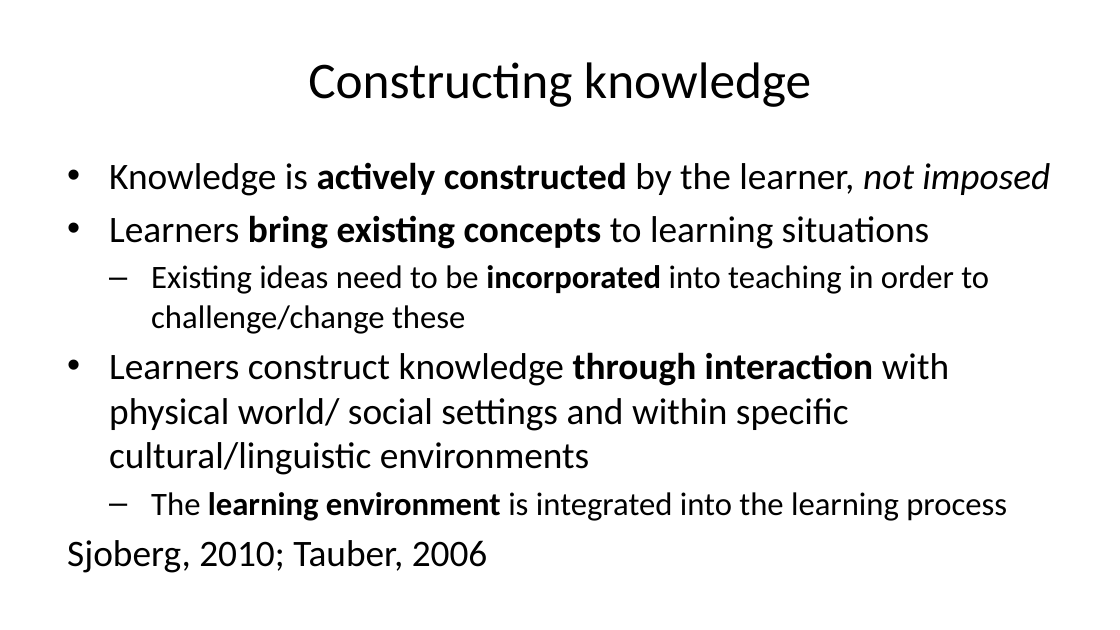
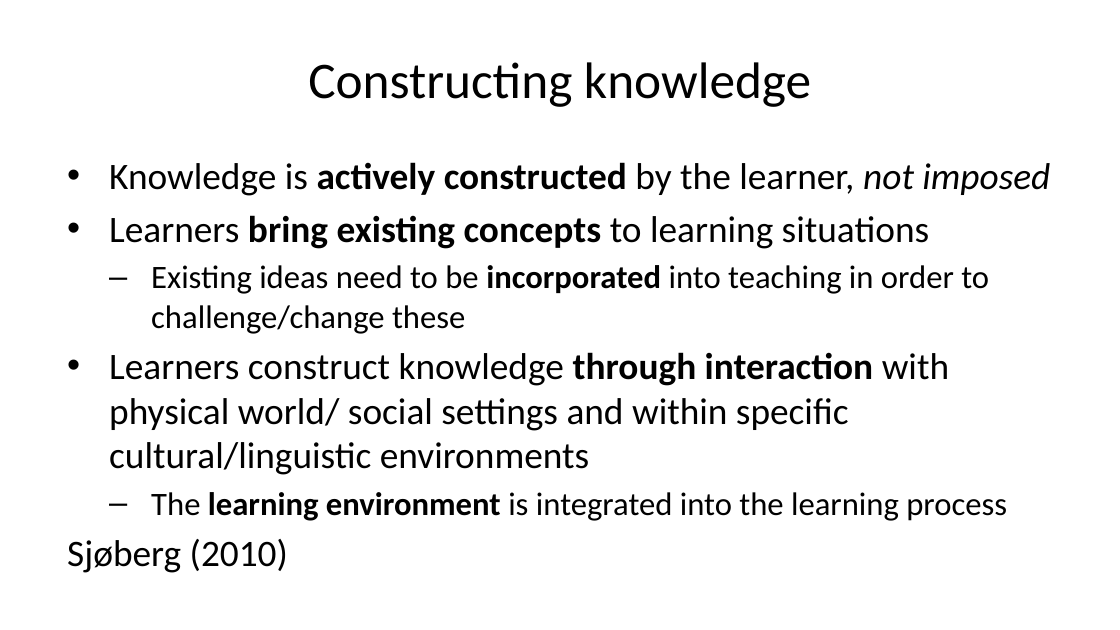
Before and after one commit to lmu-osc/train-the-trainer-student-track-pedagogy, a slide deck: slide 68 of materials/PMM-M1/PMM-M1-S1-Core-Didactic-Principles/PMM-M1-S1-Core-Didactic-Principles-slides.pptx (slide 69 before the commit). Drawn at 1120x630 pixels with LibreOffice and Linux fonts; fonts in the diff are those of the drawing. Boxes give left, top, right and bottom in pixels: in the first picture for what was removed or moved away, otherwise in the second. Text is boxed around its words. In the diff, an @@ line names an element or a change of style, - is before the commit and + after.

```diff
--- a/materials/PMM-M1/PMM-M1-S1-Core-Didactic-Principles/PMM-M1-S1-Core-Didactic-Principles-slides.pptx
+++ b/materials/PMM-M1/PMM-M1-S1-Core-Didactic-Principles/PMM-M1-S1-Core-Didactic-Principles-slides.pptx
@@ text at (67,539,288,573): text changed @@
-Sjoberg, 2010; Tauber, 2006
+Sjøberg (2010)
```
Also in this commit, not shown: 28 other slides changed, 5 slides added, 5 slides removed, 16 other files.
